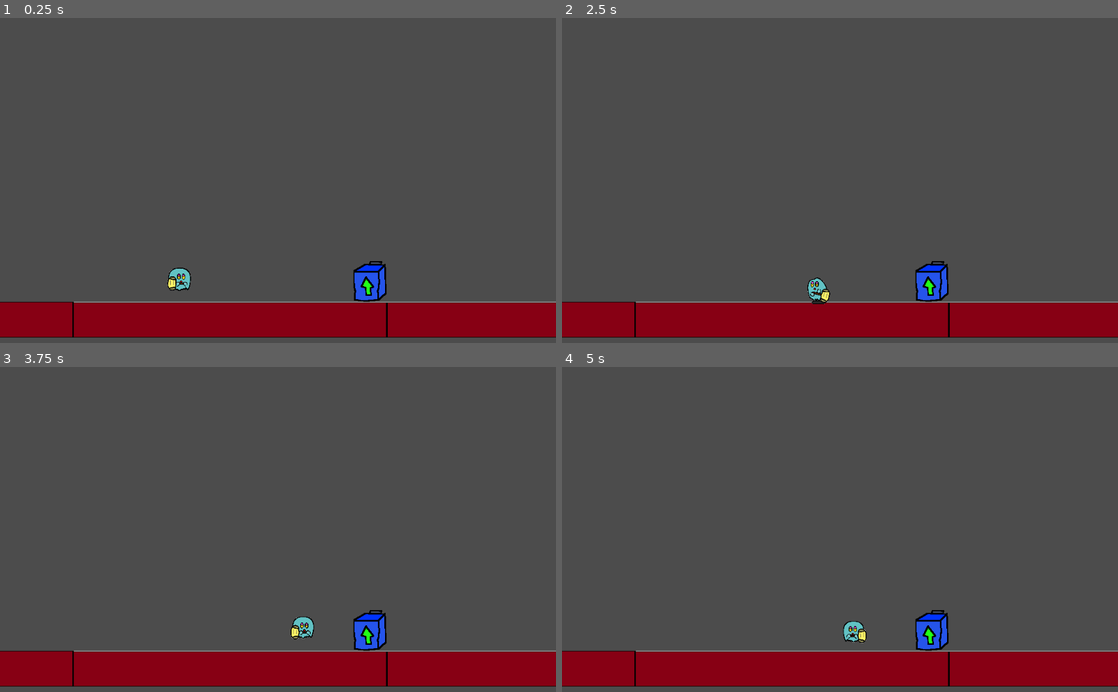
Above: before the commit, frames 1-4 (two rows, left to right).
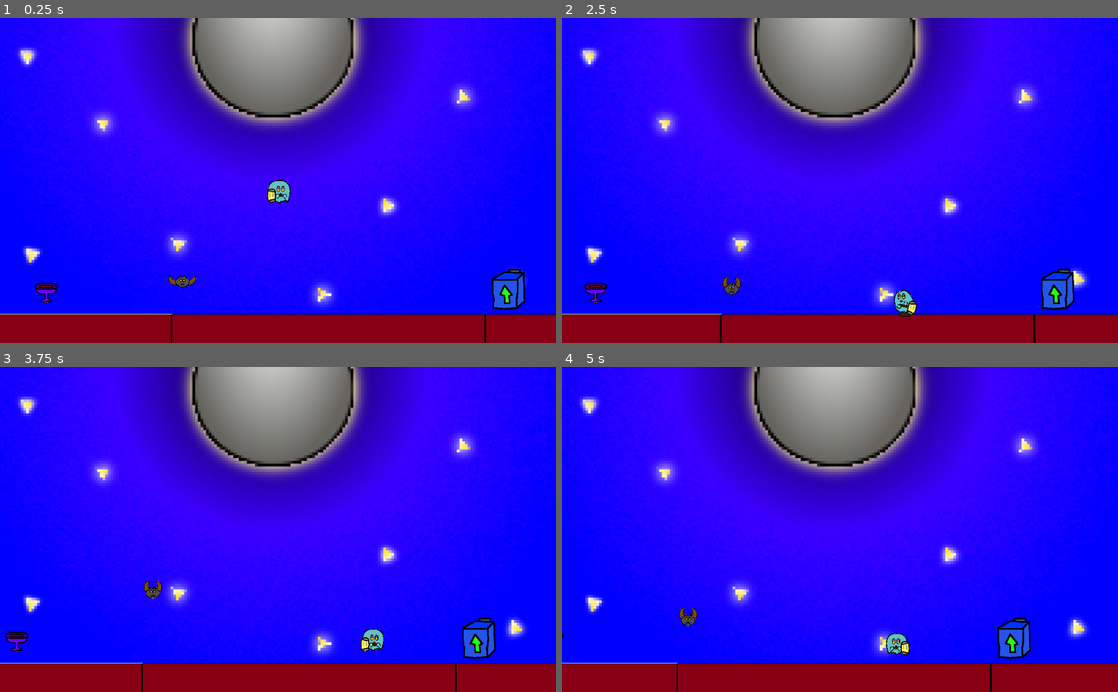
Above: after the commit, the same moments.

Repository: maishiroma/AXChibiGameJam2022
Game: Godot game, scene res://Levels/TestLevel.tscn
Two runs of this game, one before a commit and one after it. Both use one fixed random seed, a clock stepped at 60 frames per second and the inputs below.
Inputs:
- Up to frame 1 (0.25 s): no input
- Up to frame 2 (2.5 s): hold Right (move_right) 0.53-2.03 s; tap Space (Jump) at 0.6, 0.77, 1.07, 1.52, 1.55, 1.82, 2.1 s; tap Z (deploy_hammer) at 1.35 s; hold Left (move_left) from 2.03 s (still down)
- Up to frame 3 (3.75 s): release Left (move_left) at 2.78 s; hold Right (move_right) from 2.78 s (still down); tap Z (deploy_hammer) at 2.85 s; tap Space (Jump) at 3.02, 3.05, 3.32, 3.6 s
- Up to frame 4 (5 s): tap Space (Jump) at 3.77, 4.07, 4.52, 4.55, 4.82 s; release Right (move_right) at 4.28 s; hold Left (move_left) from 4.28 s (still down); tap Z (deploy_hammer) at 4.35 s

The runs differ from the first frame. In frame 1, 93% of the frame differs, in the area x 0-100%, y 0-100%; in frame 2, 93%; in frame 3, 93%; in frame 4, 93%.

Commit message:
Audio fixes, script addons, and more

Diff:
--- a/Levels/TestLevel.tscn
+++ b/Levels/TestLevel.tscn
@@ -7,10 +7,27 @@
 [ext_resource path="res://Prefabs/DeathPlane.tscn" type="PackedScene" id=5]
 [ext_resource path="res://Prefabs/Enemy.tscn" type="PackedScene" id=6]
 [ext_resource path="res://Prefabs/SpringDoor.tscn" type="PackedScene" id=7]
+[ext_resource path="res://SFX/Music/minimal-inspiring-ambient-121005.mp3" type="AudioStream" id=8]
+[ext_resource path="res://Art/LevelGrometry/Background_Edited.png" type="Texture" id=9]
 
 [node name="TestLevel" type="Node2D"]
 
+[node name="BGM" type="AudioStreamPlayer" parent="."]
+stream = ExtResource( 8 )
+volume_db = -10.0
+autoplay = true
+
+[node name="CanvasLayer" type="CanvasLayer" parent="."]
+layer = -10
+
+[node name="TextureRect" type="TextureRect" parent="CanvasLayer"]
+margin_right = 1024.0
+margin_bottom = 600.0
+texture = ExtResource( 9 )
+expand = true
+
 [node name="Platforms" type="Node2D" parent="."]
+position = Vector2( -328, -174 )
 
 [node name="Platform" parent="Platforms" instance=ExtResource( 1 )]
 position = Vector2( 485, 594 )
@@ -25,7 +42,7 @@
 scale = Vector2( 1.00199, 0.311321 )
 
 [node name="Player" parent="." instance=ExtResource( 2 )]
-position = Vector2( 329, 448 )
+position = Vector2( 4, -3 )
 scale = Vector2( 0.2, 0.2 )
 move_speed = 200.0
 jump_strength = 500.0
@@ -33,11 +50,10 @@
 max_high_jumps = 2
 
 [node name="MainCamera" parent="." instance=ExtResource( 3 )]
-position = Vector2( 600, 208 )
 camera_scroll_amount = 100
 
 [node name="DeathPlane" parent="." instance=ExtResource( 5 )]
-position = Vector2( 93, 967 )
+position = Vector2( -102, 696 )
 scale = Vector2( 4.96, 1 )
 
 [node name="Enemy" parent="." instance=ExtResource( 6 )]
@@ -47,11 +63,11 @@
 is_horizontal = false
 
 [node name="Checkpoint" parent="." instance=ExtResource( 4 )]
-position = Vector2( -549, 498 )
+position = Vector2( -640, 294 )
 scale = Vector2( 0.3, 0.3 )
 
 [node name="SpringDoor" parent="." instance=ExtResource( 7 )]
-position = Vector2( 852, 480 )
+position = Vector2( 635, 294 )
 scale = Vector2( 0.5, 0.5 )
 scene_to_load = "TestLevel2"
 
--- a/Prefabs/Enemy.tscn
+++ b/Prefabs/Enemy.tscn
@@ -37,7 +37,7 @@
 } ]
 
 [sub_resource type="RectangleShape2D" id=3]
-extents = Vector2( 89.5, 68.5 )
+extents = Vector2( 89.5, 83 )
 
 [node name="Enemy" type="KinematicBody2D" groups=["Enemy"]]
 script = ExtResource( 2 )
@@ -60,7 +60,7 @@
 [node name="DamageHitBox" type="Area2D" parent="."]
 
 [node name="CollisionShape2D" type="CollisionShape2D" parent="DamageHitBox"]
-position = Vector2( -2.5, 35.5 )
+position = Vector2( -2.5, 35 )
 shape = SubResource( 3 )
 
 [connection signal="timeout" from="PatrolTime" to="." method="_on_PatrolTime_timeout"]
--- a/Prefabs/MainCamera.tscn
+++ b/Prefabs/MainCamera.tscn
@@ -6,7 +6,6 @@
 extents = Vector2( 74, 614 )
 
 [node name="MainCamera" type="Camera2D" groups=["MainCamera"]]
-position = Vector2( 506, 208 )
 current = true
 zoom = Vector2( 1.5, 1.5 )
 smoothing_enabled = true
--- a/Prefabs/Player.tscn
+++ b/Prefabs/Player.tscn
@@ -22,6 +22,9 @@
 [ext_resource path="res://Art/Player/Hammer_Swing_Start/Player_HammerSwing_Start_3.png" type="Texture" id=20]
 [ext_resource path="res://Art/Player/Falling/Player_Falling_3.png" type="Texture" id=21]
 [ext_resource path="res://Art/Player/Falling/Player_Falling_2.png" type="Texture" id=22]
+[ext_resource path="res://SFX/cartoon-jump-6462.mp3" type="AudioStream" id=23]
+[ext_resource path="res://SFX/vibrating-thud-39536.mp3" type="AudioStream" id=24]
+[ext_resource path="res://SFX/game-fx-9-40197.mp3" type="AudioStream" id=25]
 
 [sub_resource type="RectangleShape2D" id=3]
 extents = Vector2( 120, 151 )
@@ -95,6 +98,20 @@
 wait_time = 0.5
 one_shot = true
 
+[node name="PlayerSounds" type="Node2D" parent="."]
+
+[node name="Jump" type="AudioStreamPlayer" parent="PlayerSounds"]
+stream = ExtResource( 23 )
+volume_db = -5.0
+
+[node name="HammerHit" type="AudioStreamPlayer" parent="PlayerSounds"]
+stream = ExtResource( 24 )
+volume_db = -5.0
+
+[node name="Die" type="AudioStreamPlayer" parent="PlayerSounds"]
+stream = ExtResource( 25 )
+volume_db = -5.0
+
 [connection signal="animation_finished" from="PlayerSprite" to="." method="_on_PlayerSprite_animation_finished"]
 [connection signal="body_entered" from="HammerHitBox" to="." method="_on_HammerHitBox_body_entered"]
 [connection signal="timeout" from="HammerHitBox/HammerJumpCooldown" to="." method="_on_HammerJumpCooldown_timeout"]
--- a/Scripts/Player.gd
+++ b/Scripts/Player.gd
@@ -36,6 +36,7 @@
 
 func _process(_delta):
 	animate_player()
+	play_sound_effects()
 
 	# Activates/deactivates the hitbox
 	$HammerHitBox/CollisionShape2D.disabled = !is_deploying_hammer
@@ -126,6 +127,13 @@
 	for curr_node in get_tree().get_nodes_in_group("MainCamera"):
 		curr_node.position = curr_node.saved_camera_position
 
+func play_sound_effects():
+	if is_jumping and !$PlayerSounds/Jump.playing:
+		$PlayerSounds/Jump.play()
+
+	if is_on_floor():
+		$PlayerSounds/Jump.stop()
+
 # If we hit a platform while the hammer is out, we perform a high jump
 func _on_HammerHitBox_body_entered(body):
 	if body.is_in_group("Ground"):
@@ -137,6 +145,7 @@
 			$HammerHitBox/HammerJumpCooldown.start()
 		else:
 			is_high_jump = false
+		$PlayerSounds/HammerHit.play()
 	elif body.is_in_group("Enemy"):
 		numb_high_jumps = 1
 		is_deploying_hammer = false
@@ -145,6 +154,7 @@
 		# We pass an extra argument to the signal
 		emit_signal("hit_enemy", body.name)
 		$HammerHitBox/HammerJumpCooldown.start()
+		$PlayerSounds/HammerHit.play()
 	elif body.is_in_group("SpringDoor"):
 		is_high_jump = true
 		is_deploying_hammer = false
@@ -152,6 +162,7 @@
 		move_velocity.x = 0.0
 		curr_high_jump_strength = lerp(curr_high_jump_strength, jump_strength * 4, high_jump_mod)
 		emit_signal("spring_door_activate")
+		$PlayerSounds/HammerHit.play()
 
 # When the timer ends, we stop the higher jump
 func _on_HammerJumpCooldown_timeout():
@@ -163,6 +174,7 @@
 
 # On touching a Death Plane, we move back to the last checkpoint we touched
 func _on_DeathPlane_body_entered(_body):
+	$PlayerSounds/Die.play()
 	respawn()
 
 # After a set time, we disenage the hammer
@@ -171,6 +183,7 @@
 
 # When the player touches an enemy, they are sent back to the last spawn
 func _on_Enemy_damage_player():
+	$PlayerSounds/Die.play()
 	respawn()
 
 # When this animation finishes playing, we go to the deploy_hammer_animation
--- a/project.godot
+++ b/project.godot
@@ -13,6 +13,10 @@
 config/name="AXMiniGameJam"
 run/main_scene="res://Levels/TestLevel.tscn"
 config/icon="res://icon.png"
+
+[display]
+
+window/size/resizable=false
 
 [gui]
 
Not shown: 1 places in Levels/TestLevel.tscn that only renumber resources
Not shown: 1 places in Prefabs/Player.tscn that only renumber resources
Not shown, changed: SFX/cartoon-jump-6462.mp3.import
Not shown, changed: SFX/game-fx-9-40197.mp3.import
Not shown, changed: SFX/vibrating-thud-39536.mp3.import
Not shown, changed: SFX/cartoon-jump-6462.mp3
Not shown, changed: SFX/game-fx-9-40197.mp3
Not shown, changed: SFX/vibrating-thud-39536.mp3
